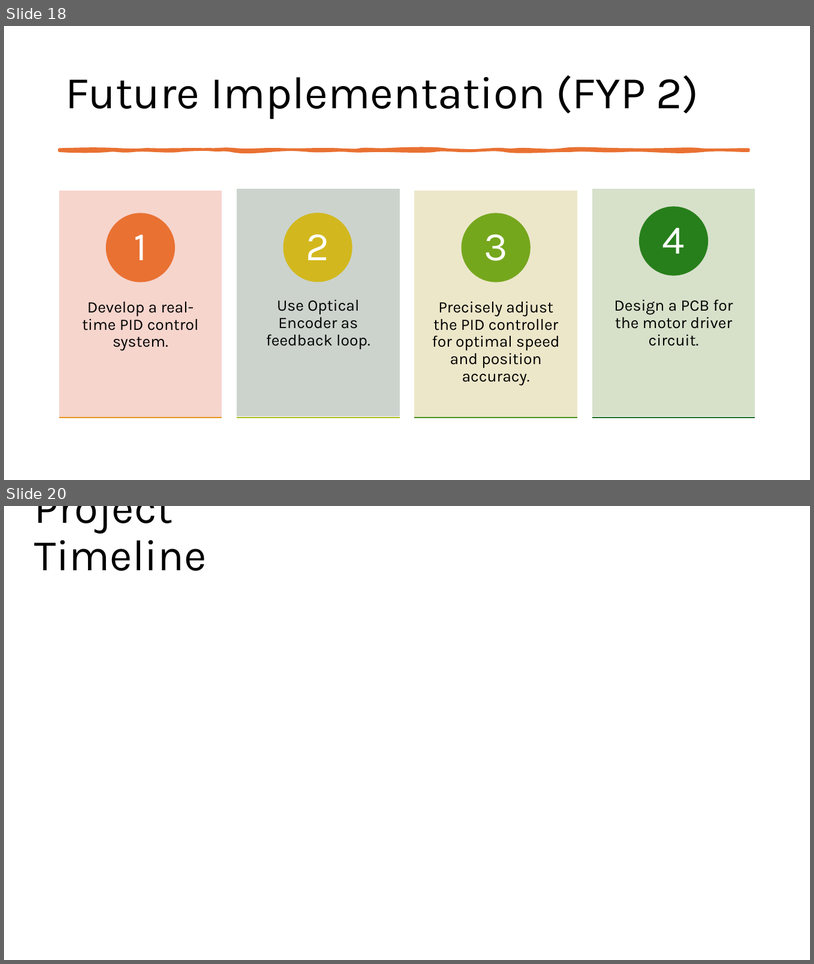
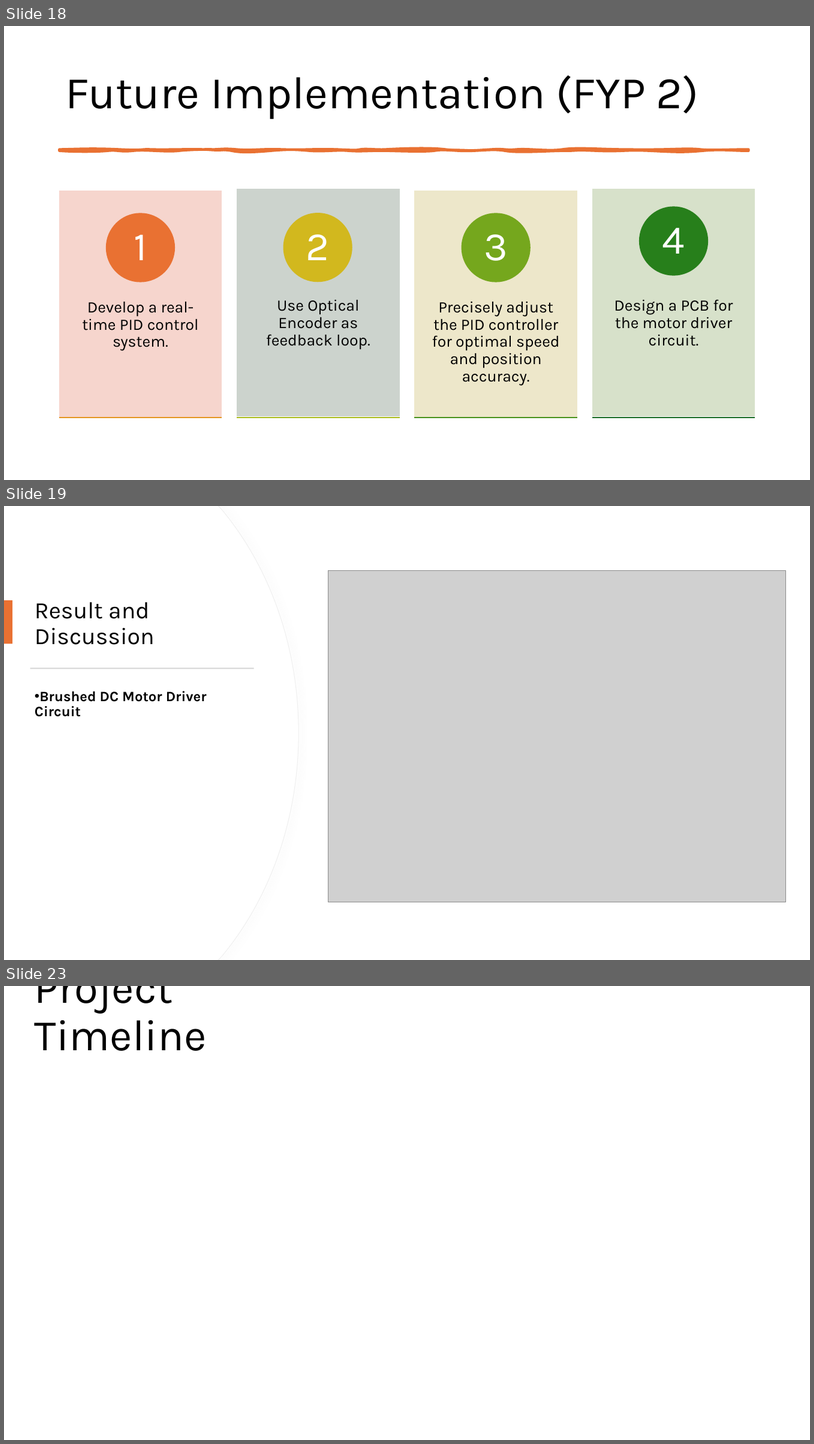
Before and after one commit to BashirAbu/FYP, a slide deck: FYP_1/presentation/FYP1.pptx. Shown one above the other, each under a label of ours: slides 18 and 20 before the commit, slides 18, 19 and 23 after it; the slides between them are not shown. The pictures are 814x964 and 814x1444 pixels, drawn with LibreOffice and Linux fonts; fonts in the diff are those of the drawing; grey boxes stand for pictures; background and template pictures are left out. Boxes give left, top, right and bottom in pixels: in the first picture for what was removed or moved away, otherwise in the second. Text is boxed around its words. In the diff, an @@ line names an element or a change of style, - is before the commit and + after.

```diff
--- a/FYP_1/presentation/FYP1.pptx
+++ b/FYP_1/presentation/FYP1.pptx
@@ slide 19 added at <box>4,506,810,960</box>, background #FFFFFF @@
@@ freeform shape added at <box>4,506,299,960</box>, fill #FFFFFF, outline #EFEFEF 0.75 pt @@
@@ freeform shape added at <box>4,506,298,960</box>, fill #FFFFFF @@
@@ picture added at <box>328,571,786,901</box> @@
@@ rectangle added at <box>4,600,12,644</box>, fill #E97132 @@
@@ text added at <box>35,602,155,645</box>, 28 pt, text #000000 @@
+Result and Discussion
@@ rectangle added at <box>30,667,254,669</box>, fill #D5D5D5 @@
@@ text added at <box>35,691,207,717</box>, 17 pt, text #000000, bold @@
+• Brushed DC Motor Driver Circuit
@@ what was slide 20 is now slide 23 @@
```
Also in this commit, not shown: 2 slides changed, 5 other slides added, 3 slides removed, 3 other files.
